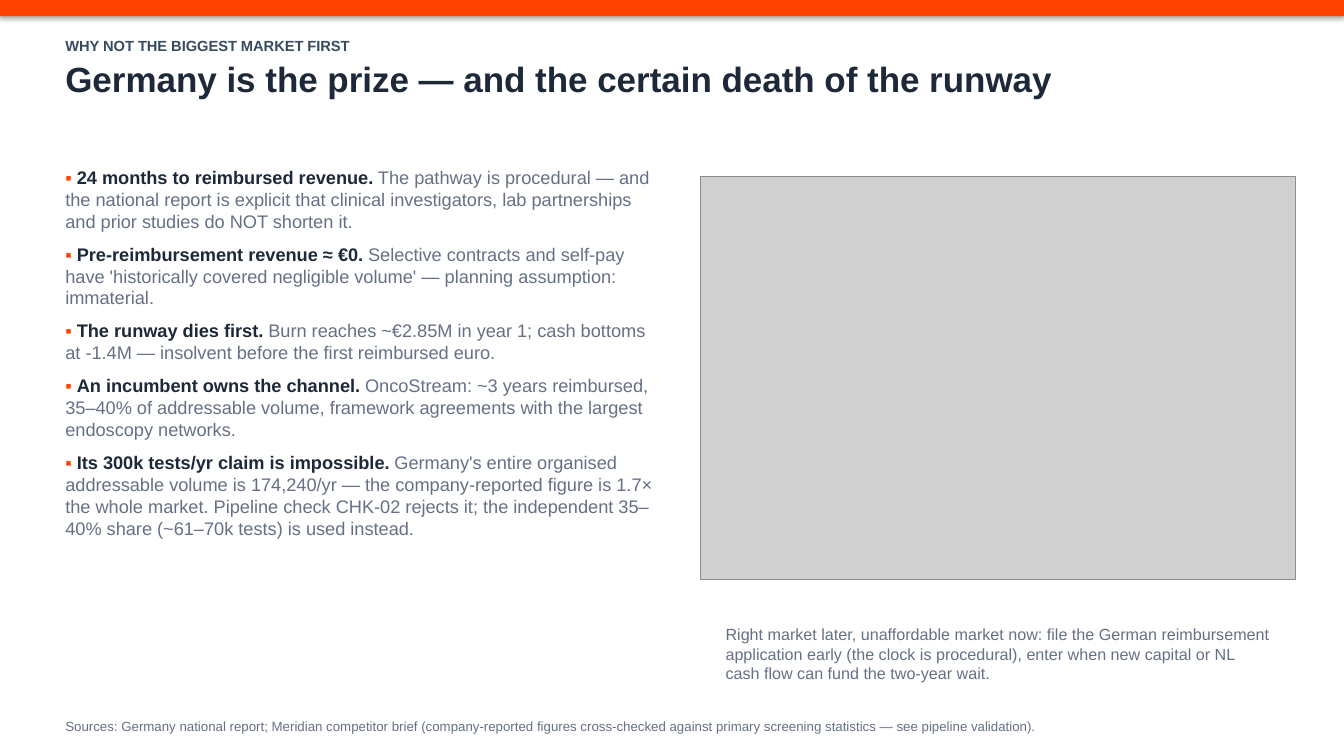
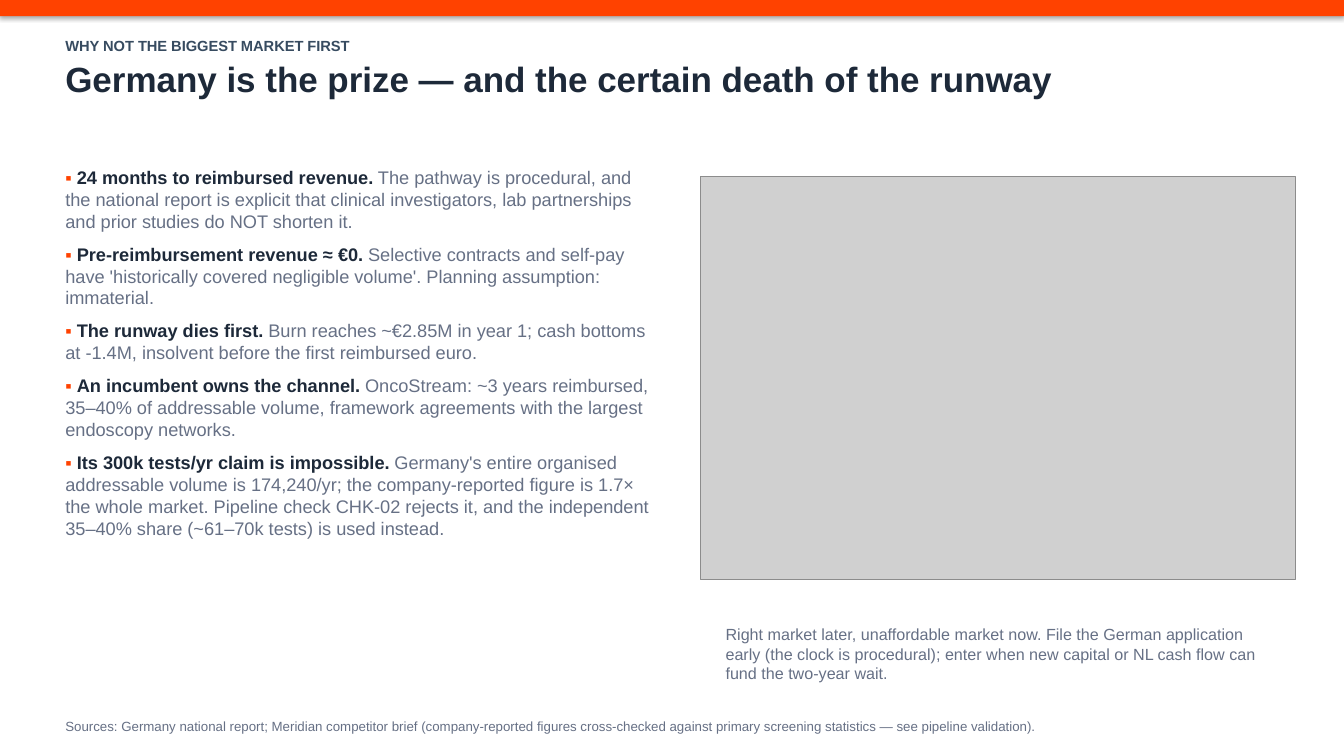
Before and after one commit to tomasbb0/market-runway, a slide deck: slide 2 of deliverables/Helix_Optics_Market_Entry_Deck.pptx. Drawn at 1344x756 pixels with LibreOffice and Linux fonts; fonts in the diff are those of the drawing; grey boxes stand for pictures. Boxes give left, top, right and bottom in pixels: in the first picture for what was removed or moved away, otherwise in the second. Text is boxed around its words. In the diff, an @@ line names an element or a change of style, - is before the commit and + after.

Commit message:
design audit: de-AI copy sweep, desk tagline, light serif, pipeline rail

```diff
--- a/deliverables/Helix_Optics_Market_Entry_Deck.pptx
+++ b/deliverables/Helix_Optics_Market_Entry_Deck.pptx
@@ text at [65, 170, 646, 361]: text changed @@
-▪ 24 months to reimbursed revenue. The pathway is procedural — and the national report is explicit that clinical investigators, lab partnerships and prior studies do NOT shorten it.
-▪ Pre-reimbursement revenue ≈ €0. Selective contracts and self-pay have 'historically covered negligible volume' — planning assumption: immaterial.
-▪ The runway dies first. Burn reaches ~€2.85M in year 1; cash bottoms at -1.4M — insolvent before the first reimbursed euro.
+▪ 24 months to reimbursed revenue. The pathway is procedural, and the national report is explicit that clinical investigators, lab partnerships and prior studies do NOT shorten it.
+▪ Pre-reimbursement revenue ≈ €0. Selective contracts and self-pay have 'historically covered negligible volume'. Planning assumption: immaterial.
+▪ The runway dies first. Burn reaches ~€2.85M in year 1; cash bottoms at -1.4M, insolvent before the first reimbursed euro.
@@ text at [65, 455, 649, 539]: text changed @@
-▪ Its 300k tests/yr claim is impossible. Germany's entire organised addressable volume is 174,240/yr — the company-reported figure is 1.7× the whole market. Pipeline check CHK-02 rejects it; the independent 35–40% share (~61–70k tests) is used instead.
+▪ Its 300k tests/yr claim is impossible. Germany's entire organised addressable volume is 174,240/yr; the company-reported figure is 1.7× the whole market. Pipeline check CHK-02 rejects it, and the independent 35–40% share (~61–70k tests) is used instead.
@@ text at [726, 628, 1255, 683]: text changed @@
-Right market later, unaffordable market now: file the German reimbursement application early (the clock is procedural), enter when new capital or NL cash flow can fund the two-year wait.
+Right market later, unaffordable market now. File the German application early (the clock is procedural); enter when new capital or NL cash flow can fund the two-year wait.
```
Also in this commit, not shown: 4 other slides changed, 6 other files.
